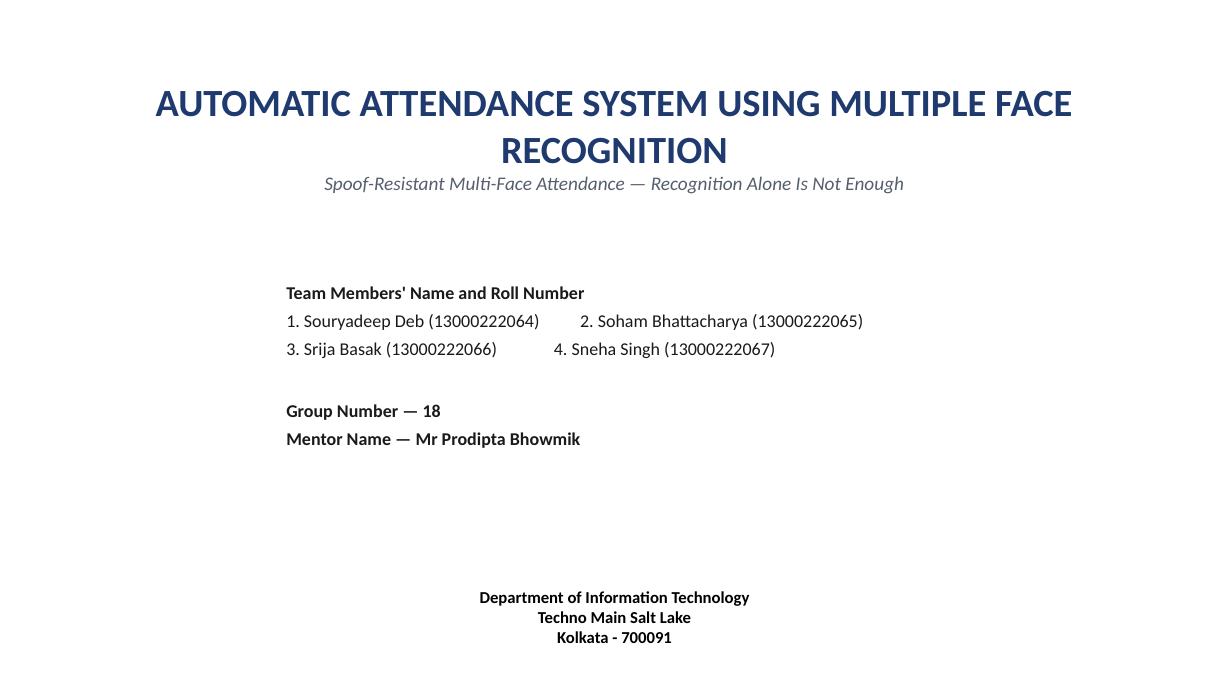
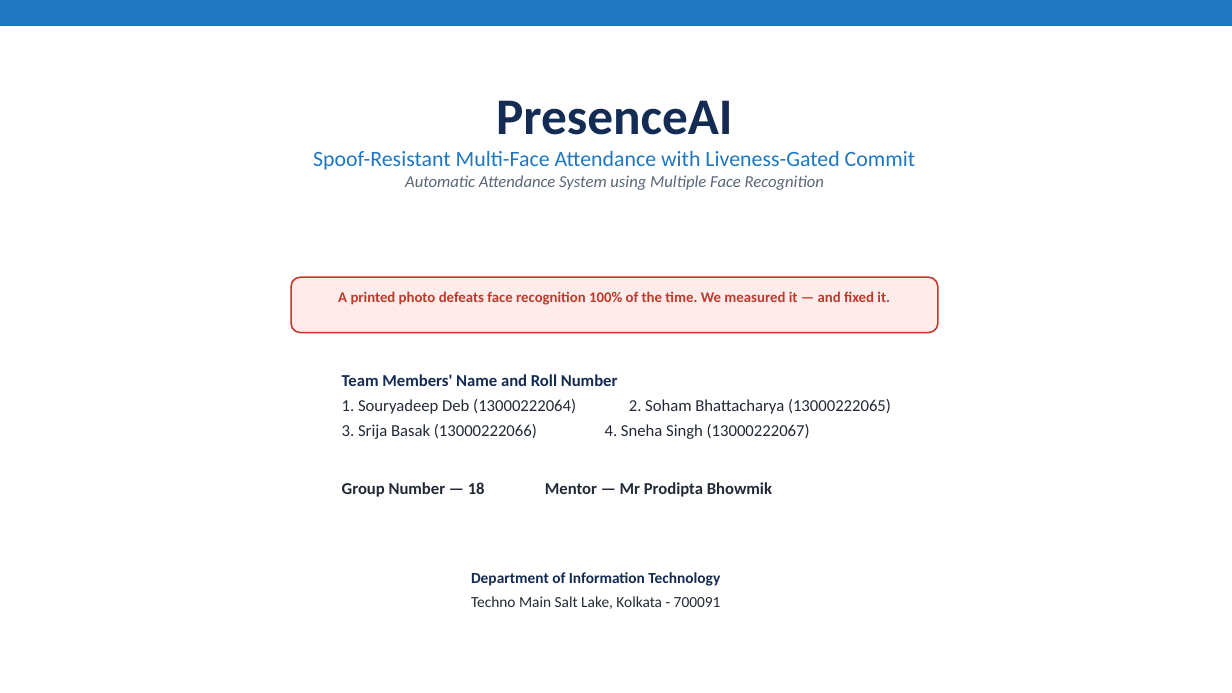
Before and after one commit to SohamBhattacharjee2003/MutiFace-Attendance-System, a slide deck: slide 1 of Server/results/PresenceAI_Presentation.pptx. Drawn at 1232x693 pixels with LibreOffice and Linux fonts; fonts in the diff are those of the drawing. Boxes give left, top, right and bottom in pixels: in the first picture for what was removed or moved away, otherwise in the second. Text is boxed around its words. In the diff, an @@ line names an element or a change of style, - is before the commit and + after.

```diff
--- a/Server/results/PresenceAI_Presentation.pptx
+++ b/Server/results/PresenceAI_Presentation.pptx
@@ rectangle added at box(0, 0, 1232, 26), fill #1F77C2 @@
@@ text at box(313, 100, 915, 190): text changed; size 15 to 17 pt; text colour #555F6D to #1F77C2; italic off @@
-AUTOMATIC ATTENDANCE SYSTEM USING MULTIPLE FACE RECOGNITION
-Spoof-Resistant Multi-Face Attendance — Recognition Alone Is Not Enough
+PresenceAI
+Spoof-Resistant Multi-Face Attendance with Liveness-Gated Commit
+Automatic Attendance System using Multiple Face Recognition
@@ rounded rectangle added at box(291, 277, 938, 333), fill #FDECEA, outline #C0392B 1.2 pt @@
@@ text added at box(338, 291, 890, 305), 11.5 pt, text #C0392B, bold @@
+A printed photo defeats face recognition 100% of the time. We measured it — and fixed it.
@@ text "Team Members' Name and Roll ...": place and size @@
-text "Team Members' Name and Roll ..." at box(286, 286, 863, 448)
+text "Team Members' Name and Roll ..." at box(342, 374, 891, 497)
@@ text at box(342, 374, 891, 439): size 14 to 13 pt in "Team Members' Name and Roll Number", "1. Souryadeep Deb (13000222064) 2. Soham Bhattacharya ...", "3. Srija Basak (13000222066) 4. Sneha Singh ..."; text colour #1A1A1A to #142B53 in "Team Members' Name and Roll Number"; text colour #1A1A1A to #222A35 in "1. Souryadeep Deb (13000222064) 2. Soham Bhattacharya ...", "3. Srija Basak (13000222066) 4. Sneha Singh ..."; less space between paragraphs @@
@@ text at box(545, 482, 772, 497): text changed; size 14 to 13 pt; text colour #1A1A1A to #222A35 @@
-Group Number — 18
-Mentor Name — Mr Prodipta Bhowmik
+Group Number — 18 Mentor — Mr Prodipta Bhowmik
@@ text "Department of Information Technology": place and size @@
-text "Department of Information Technology" at box(480, 591, 750, 643)
+text "Department of Information Technology" at box(471, 572, 721, 609)
@@ text at box(471, 596, 721, 609): text changed; size 13 to 12 pt; text colour #000000 to #222A35; bold off @@
-Techno Main Salt Lake
-Kolkata - 700091
+Techno Main Salt Lake, Kolkata - 700091
@@ text at box(471, 572, 720, 586): size 13 to 12 pt, text colour #000000 to #142B53 in "Department of Information Technology"; alignment centre to left; more space between paragraphs @@
```
Also in this commit, not shown: 3 other slides changed, 9 slides added, 7 slides removed, 10 other files.
